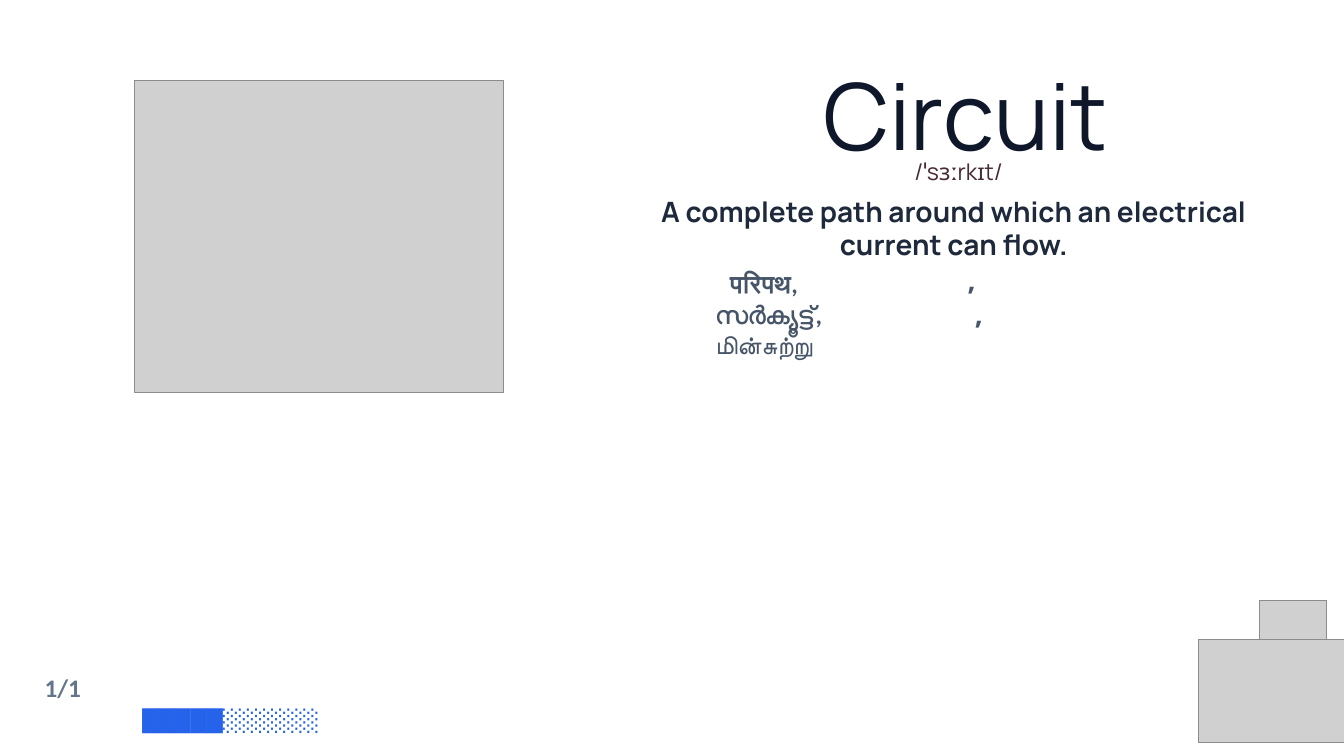
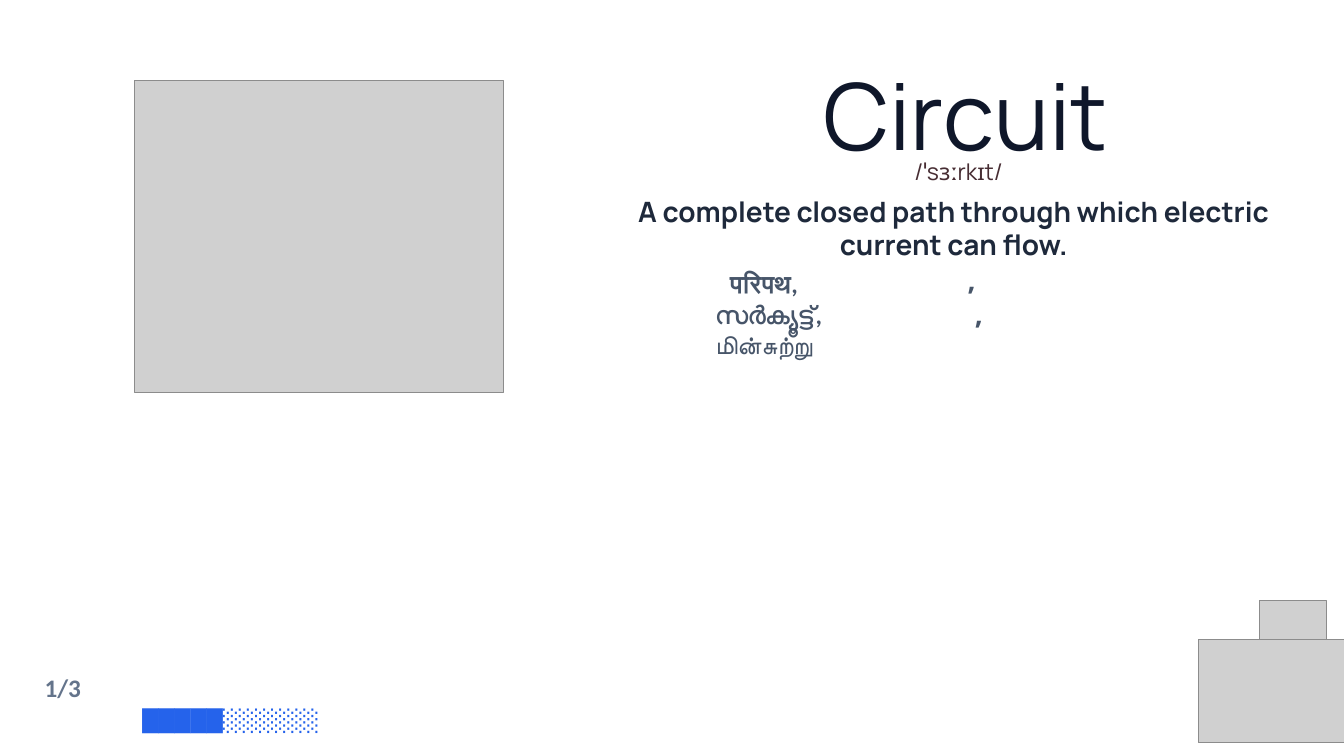
Before and after one commit to PrinceNR/AIVideoAutomation, a slide deck: slide 1 of output/test_builder.pptx. Drawn at 1344x756 pixels with LibreOffice and Linux fonts; fonts in the diff are those of the drawing; grey boxes stand for pictures; background and template pictures are left out. Boxes give left, top, right and bottom in pixels: in the first picture for what was removed or moved away, otherwise in the second. Text is boxed around its words. In the diff, an @@ line names an element or a change of style, - is before the commit and + after.

```diff
--- a/output/test_builder.pptx
+++ b/output/test_builder.pptx
@@ text at [638,201,1269,256]: text changed @@
-A complete path around which an electrical current can flow.
+A complete closed path through which electric current can flow.
@@ text at [45,679,81,698]: text changed @@
-1/1
+1/3
```
Also in this commit, not shown: 11 slides added, 3 slides removed, 29 other files.
